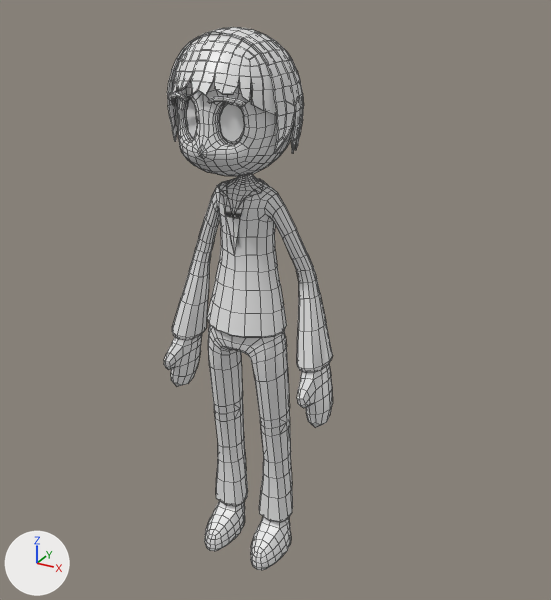
Before and after pictures for a commit that changed the FBX model Assets/Models/Characters/Player.fbx.
Before and after are seen from a 50 mm camera at (1.159, -1.883, 1.957) aimed at (0.084, 0.072, 0.979). The lights are fixed; the arrows at lower left show +X, +Y and +Z. Mesh edges are drawn as thin lines.

Names of what the first picture shows: 'Human.001'.
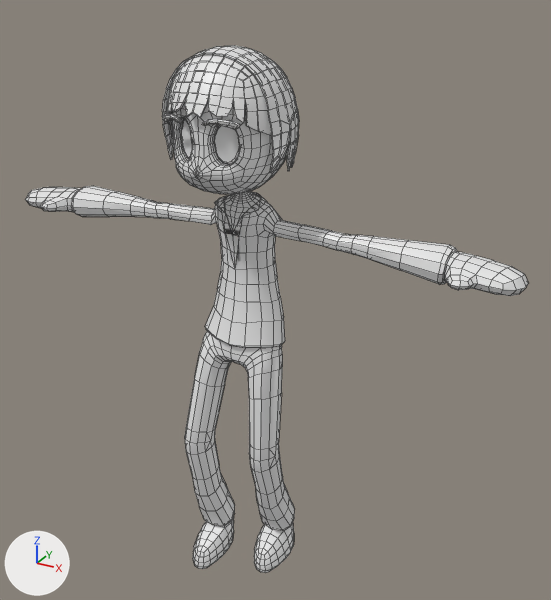
The newer file adds an action. The first version stands in its rest pose; the second is drawn at frame 1 of the action 'rig.001|T-Pose'.

The edits, one by one:
Bone 'DEF-spine' (bone_def_spine) moves from (0.0, 0.0, 0.0) to (0.0, -0.042, 0.001).
Bone 'DEF-spine.002' (bone_def_spine_002) turns from (0, 0, 0) to (3, 0, 0) degrees about its own x, y and z.
Bone 'DEF-spine.003' (bone_def_spine_003) turns from (0, 0, 0) to (3, 0, 0) degrees about its own x, y and z.
Bone 'DEF-spine.004' (bone_def_spine_004) turns from (0, 0, 0) to (-3, 0, 0) degrees about its own x, y and z.
Bone 'torso' (bone_torso) moves from (0.0, 0.0, 0.0) to (0.0, 0.0, -0.042).
Bone 'DEF-thigh.L' (bone_def_thigh_l) turns from (0, 0, 0) to (-14, 0, 2) degrees about its own x, y and z.
Bone 'DEF-thigh.L' (bone_def_thigh_l) is rescaled from (1.0, 1.0, 1.0) to (0.96, 1.09, 0.96).
Bone 'DEF-shin.L' (bone_def_shin_l) turns from (0, 0, 0) to (28, 1, -3) degrees about its own x, y and z.
Bone 'DEF-shin.L' (bone_def_shin_l) is rescaled from (1.0, 1.0, 1.0) to (1.05, 0.95, 1.01).
Bone 'DEF-shin.L.001' (bone_def_shin_l_001) turns from (0, 0, 0) to (15, 1, -3) degrees about its own x, y and z.
Bone 'DEF-shin.L.001' (bone_def_shin_l_001) is rescaled from (1.0, 1.0, 1.0) to (1.0, 0.99, 1.01).
Bone 'DEF-foot.L' (bone_def_foot_l) turns from (0, 0, 0) to (-30, 1, -3) degrees about its own x, y and z.
Bone 'DEF-foot.L' (bone_def_foot_l) is rescaled from (1.0, 1.0, 1.0) to (0.99, 0.99, 1.02).
Bone 'DEF-thigh.R' (bone_def_thigh_r) turns from (0, 0, 0) to (-21, -1, -3) degrees about its own x, y and z.
Bone 'DEF-thigh.R' (bone_def_thigh_r) is rescaled from (1.0, 1.0, 1.0) to (0.97, 1.07, 0.97).
Bone 'DEF-shin.R' (bone_def_shin_r) turns from (0, 0, 0) to (29, 0, 3) degrees about its own x, y and z.
Bone 'DEF-shin.R' (bone_def_shin_r) is rescaled from (1.0, 1.0, 1.0) to (1.04, 0.95, 1.01).
Bone 'DEF-shin.R.001' (bone_def_shin_r_001) turns from (0, 0, 0) to (14, -1, 4) degrees about its own x, y and z.
Bone 'DEF-shin.R.001' (bone_def_shin_r_001) is rescaled from (1.0, 1.0, 1.0) to (0.99, 1.01, 0.99).
Bone 'DEF-foot.R' (bone_def_foot_r) turns from (0, 0, 0) to (-21, -1, 3) degrees about its own x, y and z.
Bone 'MCH-spine.002' (bone_mch_spine_002) turns from (0, 0, 0) to (3, 0, 0) degrees about its own x, y and z.
Bone 'DEF-upper_arm.L' (bone_def_upper_arm_l) turns from (0, 0, 0) to (-32, 16, 52) degrees about its own x, y and z.
Bone 'DEF-upper_arm.L' (bone_def_upper_arm_l) is rescaled from (1.0, 1.0, 1.0) to (0.98, 1.05, 0.98).
Bone 'DEF-forearm.L' (bone_def_forearm_l) turns from (0, 0, 0) to (-20, -3, 1) degrees about its own x, y and z.
Bone 'DEF-forearm.L' (bone_def_forearm_l) is rescaled from (1.0, 1.0, 1.0) to (1.01, 0.99, 1.01).
Bone 'DEF-hand.L' (bone_def_hand_l) turns from (0, 0, 0) to (10, -4, 13) degrees about its own x, y and z.
Bone 'DEF-hand.L' (bone_def_hand_l) is rescaled from (1.0, 1.0, 1.0) to (1.02, 0.97, 1.02).
Bone 'DEF-upper_arm.R' (bone_def_upper_arm_r) turns from (0, 0, 0) to (-32, -16, -52) degrees about its own x, y and z.
Bone 'DEF-upper_arm.R' (bone_def_upper_arm_r) is rescaled from (1.0, 1.0, 1.0) to (0.98, 1.05, 0.98).
Bone 'DEF-forearm.R' (bone_def_forearm_r) turns from (0, 0, 0) to (-20, 3, -1) degrees about its own x, y and z.
Bone 'DEF-forearm.R' (bone_def_forearm_r) is rescaled from (1.0, 1.0, 1.0) to (1.01, 0.99, 1.01).
Bone 'DEF-hand.R' (bone_def_hand_r) turns from (0, 0, 0) to (10, 4, -13) degrees about its own x, y and z.
Bone 'DEF-hand.R' (bone_def_hand_r) is rescaled from (1.0, 1.0, 1.0) to (1.02, 0.97, 1.02).

Location of each change, [x1, y1, x2, y2] in pixels of the pictures (551 x 600 px):
'Human.001', posed (196% wider): before [164, 27, 333, 570]; after [25, 45, 528, 573]
bone 'DEF-spine', root to tip: before (249, 321) to (248, 291); after (249, 333) to (248, 303)
bone 'DEF-spine.002', root to tip: before (248, 248) to (247, 213); after (248, 260) to (246, 227)
bone 'DEF-spine.003', root to tip: before (247, 213) to (246, 178); after (246, 227) to (243, 194)
bone 'DEF-spine.004', root to tip: before (246, 178) to (246, 167); after (243, 194) to (243, 183)
bone 'torso', root to tip: before (249, 306) to (278, 285); after (249, 318) to (278, 297)
bone 'DEF-thigh.L', root to tip: before (270, 312) to (272, 368); after (270, 324) to (266, 390)
bone 'DEF-shin.L', root to tip: before (273, 420) to (276, 468); after (262, 454) to (269, 492)
bone 'DEF-shin.L.001', root to tip: before (276, 468) to (278, 512); after (269, 492) to (281, 513)
bone 'DEF-foot.L', root to tip: before (278, 512) to (263, 555); after (281, 513) to (266, 557)
bone 'DEF-thigh.R', root to tip: before (224, 302) to (225, 356); after (224, 313) to (211, 376)
bone 'DEF-shin.R', root to tip: before (227, 406) to (232, 454); after (197, 438) to (209, 483)
bone 'DEF-shin.R.001', root to tip: before (232, 454) to (237, 498); after (209, 483) to (226, 511)
bone 'DEF-foot.R', root to tip: before (237, 498) to (222, 539); after (226, 511) to (210, 555)
bone 'MCH-spine.002', root to tip: before (248, 248) to (249, 247); after (248, 260) to (250, 259)
bone 'DEF-upper_arm.L', root to tip: before (281, 211) to (295, 241); after (280, 225) to (312, 232)
bone 'DEF-forearm.L', root to tip: before (309, 271) to (312, 317); after (346, 240) to (396, 251)
bone 'DEF-hand.L', root to tip: before (316, 362) to (322, 417); after (448, 263) to (516, 281)
bone 'DEF-upper_arm.R', root to tip: before (214, 200) to (207, 226); after (212, 213) to (183, 210)
bone 'DEF-forearm.R', root to tip: before (201, 250) to (194, 290); after (156, 207) to (119, 203)
bone 'DEF-hand.R', root to tip: before (187, 329) to (181, 376); after (84, 199) to (35, 194)
